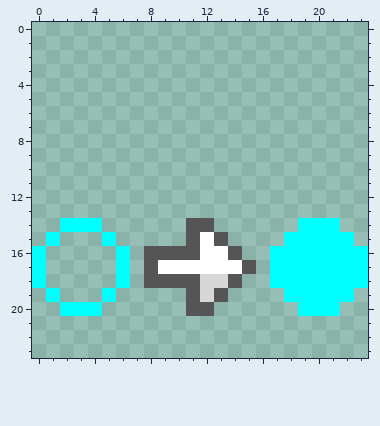
File history of a pixel-art sprite, customwarp.png. The picture above is the old version.
The file is 24x24 pixels. The old version is drawn lined up with the new one.
New version:
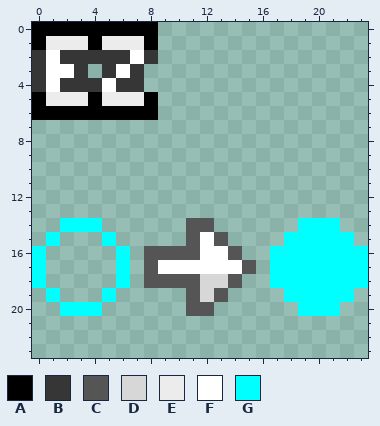
Palette (. is transparent): A #000000  B #363636  C #555555  D #d7d7d7  E #ececec  F #ffffff  G #00ffff
From old to new:
whole drawing moved by +0,+6 (the old picture is shown already moved)
@@ x 0..10 @@
- 0 ...........
- 1 ...........
- 2 ...........
- 3 ...........
- 4 ...........
- 5 ...........
- 6 ...........
+ 0 AAAAAAAAA..
+ 1 AEEEAEEEA..
+ 2 BFBBBBBFB..
+ 3 BFFB.BFB...
+ 4 BFBBBFBB...
+ 5 AEEEAEEEA..
+ 6 AAAAAAAAA..
  7 ...........
